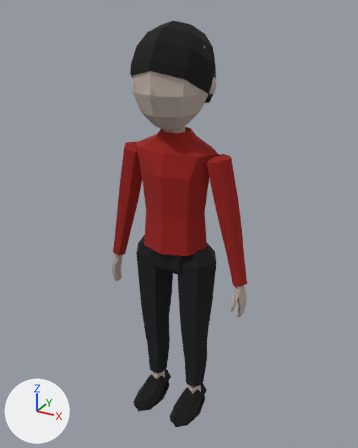
Two versions of the Blender file tools/boy_lo.blend, one commit apart.
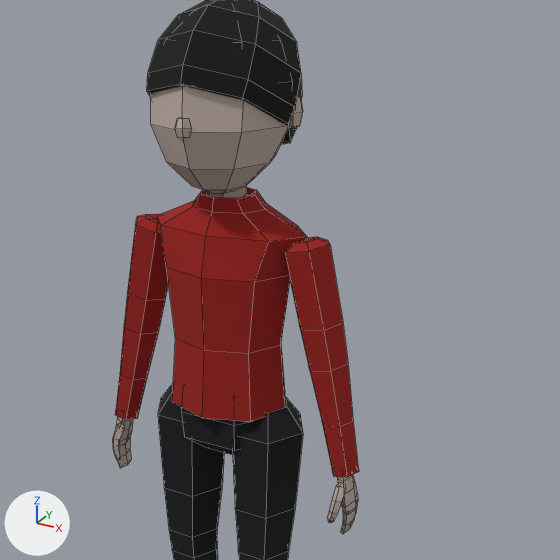
Each version appears first whole from a 50 mm camera at (0.703, -1.256, 1.295) aimed at (0.003, 0.016, 0.659), and next in a close-up on the part from 14% to 100% of the width and 5% to 74% of the height. Lighting does not change. The marker at lower left points along +X, +Y and +Z. The first two pictures are the older version. The close-ups show mesh edges as thin lines.

The first close-up shows 'boy_lo'.
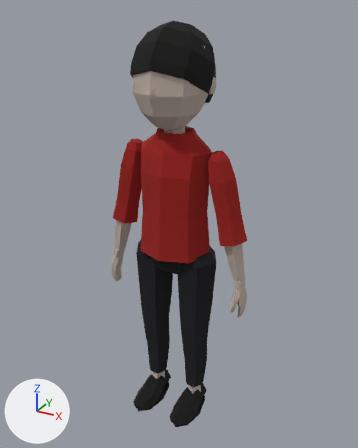
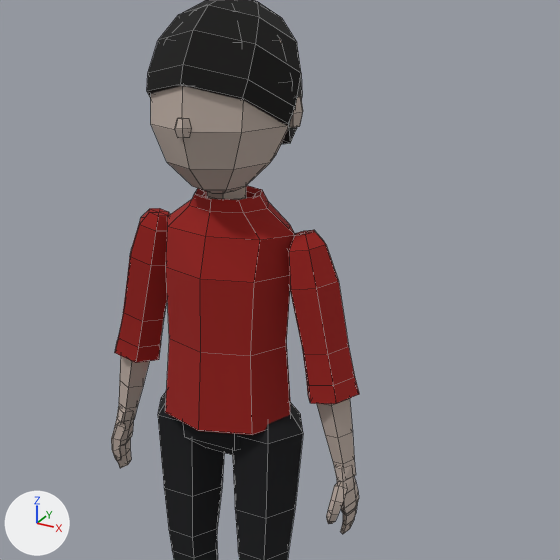
Where the change shows, as pixel boxes (x1, y1, x2, y2) in the close-ups (560 x 560 px; the box of a moved part takes in the faces that stretch with it):
'boy_lo', reshaped: before (112, 0, 359, 560); after (111, 0, 359, 560)
part 1 of me_boy_lo, rebuilt (13% narrower, 6% taller): before (157, 187, 307, 422); after (165, 185, 295, 435)
part 2 of me_boy_lo, rebuilt (27% shorter): before (285, 237, 359, 477); after (288, 230, 359, 404)
part 3 of me_boy_lo, rebuilt: before (115, 214, 168, 420); after (115, 208, 170, 363)
part 4 of me_boy_lo, rebuilt (10% wider): before (327, 483, 346, 523); after (326, 482, 347, 524)
part 5 of me_boy_lo, rebuilt (15% wider): before (112, 423, 124, 460); after (111, 423, 125, 461)
part 6 of me_boy_lo, added: after (317, 398, 356, 476)
part 7 of me_boy_lo, added: after (119, 356, 150, 420)
part 8 of me_boy_lo, moved or reshaped: before (115, 417, 358, 526); after (114, 407, 359, 526)

The change, as a list of edits to the scene's bpy script:
```text
Change me_boy_lo:
    used by ob_boy_lo; location = (0.0, 0.0, 0.0)
    remove me_boy_lo.from_pydata(...)  # 831 vertices, 926 faces; spans x -0.249..0.249, y -0.145..0.131, z -0.025..1.26
    add me_boy_lo.from_pydata(...)  # 903 vertices, 1004 faces; spans x -0.248..0.25, y -0.145..0.131, z -0.025..1.26
    me_boy_lo part 1: the loose piece of 74 vertices spanning x -0.14..0.14, y -0.093..0.093, z 0.592..0.966 is rebuilt with 82 vertices and now spans x -0.122..0.122, y -0.106..0.102, z 0.572..0.966
    me_boy_lo part 2: the loose piece of 44 vertices spanning x 0.1..0.249, y -0.036..0.037, z 0.507..0.91 is rebuilt with 44 vertices and now spans x 0.107..0.241, y -0.037..0.044, z 0.639..0.92
    me_boy_lo part 3: the loose piece of 44 vertices spanning x -0.249..-0.1, y -0.036..0.037, z 0.507..0.91 is rebuilt with 44 vertices and now spans x -0.241..-0.107, y -0.037..0.044, z 0.639..0.92
    me_boy_lo part 4: the loose piece of 26 vertices spanning x 0.214..0.236, y -0.05..-0.012, z 0.434..0.501 is rebuilt with 26 vertices and now spans x 0.212..0.238, y -0.052..-0.01, z 0.432..0.504
    me_boy_lo part 5: the loose piece of 26 vertices spanning x -0.236..-0.214, y -0.05..-0.012, z 0.434..0.501 is rebuilt with 26 vertices and now spans x -0.238..-0.212, y -0.052..-0.01, z 0.432..0.504
    me_boy_lo part 6: a new loose piece of 32 vertices spanning x 0.156..0.244, y -0.028..0.034, z 0.502..0.735, in mat_skin (grey #bdada3)
    me_boy_lo part 7: a new loose piece of 32 vertices spanning x -0.241..-0.151, y -0.028..0.034, z 0.501..0.734, in mat_skin (grey #bdada3)
    me_boy_lo part 8
    58 vertices are removed from x -0.247..0.249, y -0.031..0.025, z 0.441..0.529
    90 faces are deleted
    58 vertices are added at x -0.248..0.25, y -0.034..0.028, z 0.441..0.529
    90 new faces join them, mat_skin (grey #bdada3)
```
